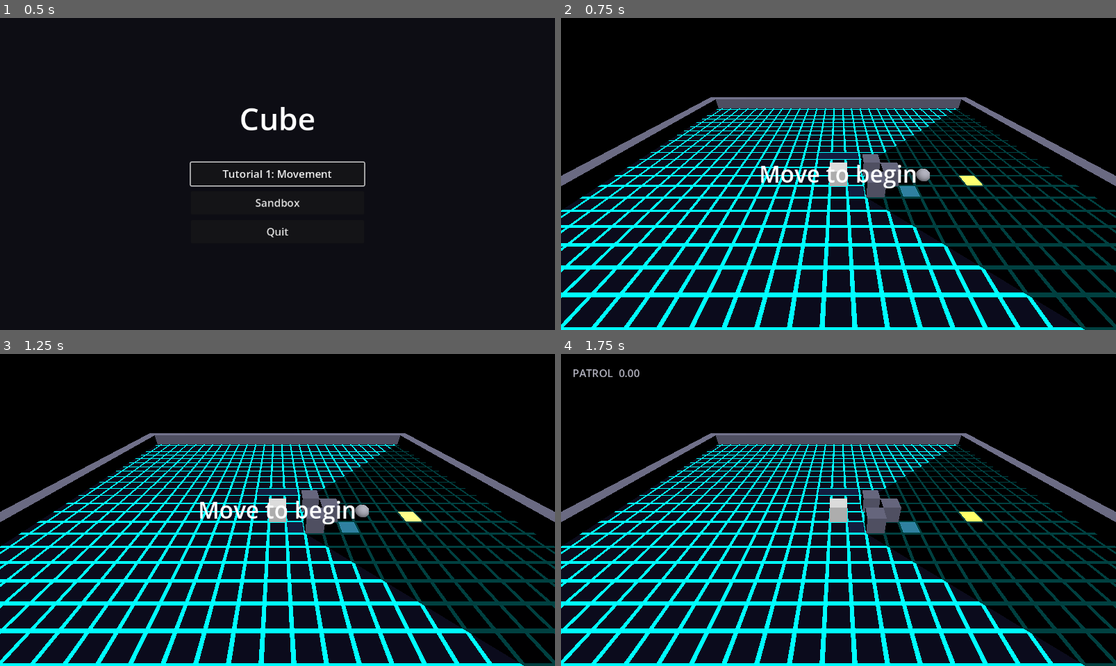
Above: before the commit, frames 1-4 (two rows, left to right).
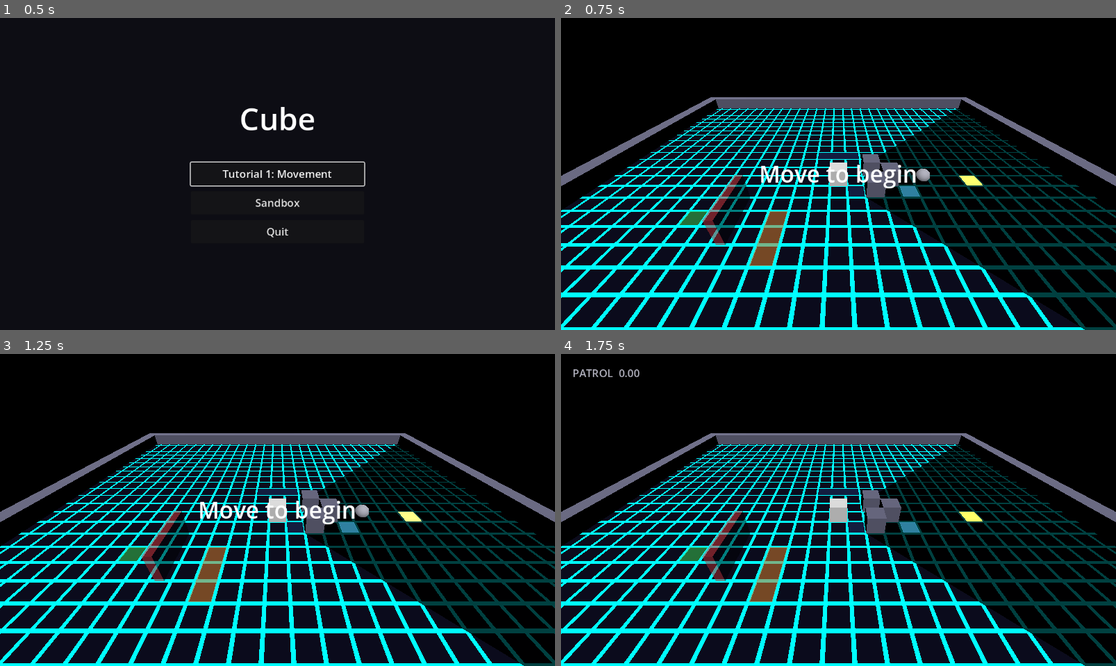
Above: after the commit, the same moments.

Repository: StevenLong/cube
Game: Godot game, scene res://main_menu.tscn
The game is run twice, just before and just after one commit, with the same random seed, the same clock (stepped at 60 frames per second) and the same inputs.
Inputs:
- Up to frame 1 (0.5 s): no input
- Up to frame 2 (0.75 s): click "Sandbox" at 0.5 s
- Up to frame 3 (1.25 s): no input
- Up to frame 4 (1.75 s): tap Enter at 1.25 s; hold Right (move_right) from 1.28 s (still down); hold E (extend) from 1.28 s (still down)

Frame 1 is identical in both runs. In frame 2, 1.4% of the frame differs, in the area x 21-41%, y 50-80%; in frame 3, 1.4%; in frame 4, 1.4%.

Commit message:
Extend-lock zones and gate (grid-exact)
A lock zone arms the extend-lock when the player's cuboid occupies the exact
required footprint (the zone cell is the footprint min corner) at the exact size
and orientation, checked on the integer grid only at rest. So it can't be
satisfied a tile off, rotated, or mid-tumble, and it works whether the shape was
formed in place or arrived in. An unlock zone releases the lock. The footprint
marker is generated from required_dims.

A gate driven by the lock state blocks the route: red and solid when closed,
green and passable while locked, so you must commit to the shape to pass and it
shuts behind you on release. Added a lock/gate/unlock setpiece to main.tscn.

Diff:
--- /dev/null
+++ b/extend_lock_gate.gd
@@ -0,0 +1,36 @@
+extends StaticBody3D
+
+# Extend-lock gate. Open (green, passable) while the player is extend-locked,
+# closed (red, blocking) otherwise: you can only pass once you have committed to
+# the required shape, and it shuts behind you when the lock releases. Driven by
+# the player's lock state. Named "Gate" (not "Wall*") so it stays out of the
+# enemy nav grid and the fog-of-war wall array.
+
+const COLOR_CLOSED := Color(0.9, 0.2, 0.2, 0.5)
+const COLOR_OPEN := Color(0.25, 0.9, 0.35, 0.3)
+
+@onready var _shape: CollisionShape3D = $CollisionShape3D
+@onready var _mesh: MeshInstance3D = $MeshInstance3D
+
+var _player: Node3D
+var _material: StandardMaterial3D
+var _open := false
+
+
+func _ready() -> void:
+	_player = get_node("../Player")
+	_material = (_mesh.get_surface_override_material(0) as StandardMaterial3D).duplicate()
+	_mesh.set_surface_override_material(0, _material)
+	_apply(false)
+
+
+func _process(_delta: float) -> void:
+	var want_open: bool = _player.is_extend_locked()
+	if want_open != _open:
+		_apply(want_open)
+
+
+func _apply(open: bool) -> void:
+	_open = open
+	_shape.disabled = open
+	_material.albedo_color = COLOR_OPEN if open else COLOR_CLOSED
--- /dev/null
+++ b/extend_lock_zone.gd
@@ -0,0 +1,67 @@
+extends Area3D
+
+# Extend-lock zone (grid-exact).
+#
+# The check is integer-cell based, never physics overlap, so it cannot be satisfied
+# one tile off, in the wrong orientation, or mid-tumble. It is satisfied whether the
+# player formed the shape in place or arrived already in it, as long as size,
+# orientation, and location all line up exactly.
+#
+# The zone's cell (its rounded x/z) is the footprint's MIN corner (smallest x,
+# smallest z). The footprint then extends +x by width and +z by depth.
+#
+# LOCK: arms the lock when the player's footprint min == this cell AND the player's
+#   dimensions == required_dims, while the player is at rest.
+# UNLOCK: releases the lock when the locked cuboid covers this cell.
+
+enum Mode { LOCK, UNLOCK }
+
+const COLOR_LOCK := Color(0.85, 0.5, 0.15, 0.55)
+const COLOR_UNLOCK := Color(0.2, 0.8, 0.3, 0.55)
+
+@export var mode: Mode = Mode.LOCK
+## width (x), height (y), depth (z), in cells. LOCK mode only.
+@export var required_dims: Vector3i = Vector3i(1, 1, 3)
+
+var _player: Node3D
+
+
+func _ready() -> void:
+	monitoring = false  # location is grid-checked, not via area overlap
+	_player = get_node("../Player")
+	_build_marker()
+
+
+func _build_marker() -> void:
+	# Translucent footprint over the exact required tiles. LOCK shows the w x d
+	# footprint to fill (this cell is its min corner); UNLOCK shows the single tile
+	# to reach. Generated from required_dims so it always matches the check.
+	var w: int = required_dims.x if mode == Mode.LOCK else 1
+	var d: int = required_dims.z if mode == Mode.LOCK else 1
+	var mesh := PlaneMesh.new()
+	mesh.size = Vector2(float(w) - 0.1, float(d) - 0.1)
+	var mat := StandardMaterial3D.new()
+	mat.transparency = BaseMaterial3D.TRANSPARENCY_ALPHA
+	mat.albedo_color = COLOR_LOCK if mode == Mode.LOCK else COLOR_UNLOCK
+	var marker := MeshInstance3D.new()
+	marker.mesh = mesh
+	marker.material_override = mat
+	marker.position = Vector3((w - 1) * 0.5, 0.02 - global_position.y, (d - 1) * 0.5)
+	add_child(marker)
+
+
+func _cell() -> Vector2i:
+	return Vector2i(roundi(global_position.x), roundi(global_position.z))
+
+
+func _process(_delta: float) -> void:
+	if _player.is_moving():
+		return
+	if mode == Mode.LOCK:
+		var matched: bool = (not _player.is_extend_locked()
+			and _player.get_dimensions() == required_dims
+			and _player.get_footprint_min() == _cell())
+		if matched:
+			_player.set_extend_locked(true)
+	elif _player.is_extend_locked() and _player.footprint_covers(_cell()):
+		_player.set_extend_locked(false)
--- a/main.tscn
+++ b/main.tscn
@@ -5,6 +5,8 @@
 [ext_resource type="Script" path="res://camera_controller.gd" id="3"]
 [ext_resource type="Script" path="res://enemy_sphere.gd" id="4"]
 [ext_resource type="Script" path="res://level.gd" id="5"]
+[ext_resource type="Script" path="res://extend_lock_zone.gd" id="6"]
+[ext_resource type="Script" path="res://extend_lock_gate.gd" id="7"]
 
 [sub_resource type="ShaderMaterial" id="ShaderMaterial_1"]
 resource_local_to_scene = true
@@ -81,6 +83,27 @@
 
 [sub_resource type="BoxShape3D" id="BoxShape3D_PuddleWide"]
 size = Vector3(2.85, 0.5, 0.85)
+
+[sub_resource type="BoxShape3D" id="BoxShape3D_Zone"]
+size = Vector3(0.9, 1, 0.9)
+
+[sub_resource type="StandardMaterial3D" id="Mat_LockPad"]
+transparency = 1
+albedo_color = Color(0.85, 0.5, 0.15, 0.6)
+
+[sub_resource type="StandardMaterial3D" id="Mat_UnlockPad"]
+transparency = 1
+albedo_color = Color(0.2, 0.8, 0.3, 0.6)
+
+[sub_resource type="BoxMesh" id="BoxMesh_Gate"]
+size = Vector3(0.4, 1.5, 3)
+
+[sub_resource type="BoxShape3D" id="BoxShape3D_Gate"]
+size = Vector3(0.4, 1.5, 3)
+
+[sub_resource type="StandardMaterial3D" id="Mat_Gate"]
+transparency = 1
+albedo_color = Color(0.9, 0.2, 0.2, 0.5)
 
 [sub_resource type="BoxMesh" id="BoxMesh_PerimeterNS"]
 size = Vector3(30, 1, 1)
@@ -367,3 +390,37 @@
 
 [node name="CollisionShape3D" type="CollisionShape3D" parent="PuddleWide/Area3D"]
 shape = SubResource("BoxShape3D_PuddleWide")
+
+[node name="LockZone" type="Area3D" parent="."]
+transform = Transform3D(1, 0, 0, 0, 1, 0, 0, 0, 1, -3, 0.5, 3)
+collision_layer = 0
+collision_mask = 2
+script = ExtResource("6")
+mode = 0
+required_dims = Vector3i(1, 1, 3)
+
+[node name="CollisionShape3D" type="CollisionShape3D" parent="LockZone"]
+shape = SubResource("BoxShape3D_Zone")
+
+[node name="UnlockZone" type="Area3D" parent="."]
+transform = Transform3D(1, 0, 0, 0, 1, 0, 0, 0, 1, -7, 0.5, 3)
+collision_layer = 0
+collision_mask = 2
+script = ExtResource("6")
+mode = 1
+
+[node name="CollisionShape3D" type="CollisionShape3D" parent="UnlockZone"]
+shape = SubResource("BoxShape3D_Zone")
+
+[node name="Gate" type="StaticBody3D" parent="."]
+transform = Transform3D(1, 0, 0, 0, 1, 0, 0, 0, 1, -5, 0.75, 3)
+collision_layer = 1
+collision_mask = 0
+script = ExtResource("7")
+
+[node name="MeshInstance3D" type="MeshInstance3D" parent="Gate"]
+mesh = SubResource("BoxMesh_Gate")
+surface_material_override/0 = SubResource("Mat_Gate")
+
+[node name="CollisionShape3D" type="CollisionShape3D" parent="Gate"]
+shape = SubResource("BoxShape3D_Gate")
Not shown, added: extend_lock_gate.gd.uid
Not shown, added: extend_lock_zone.gd.uid
